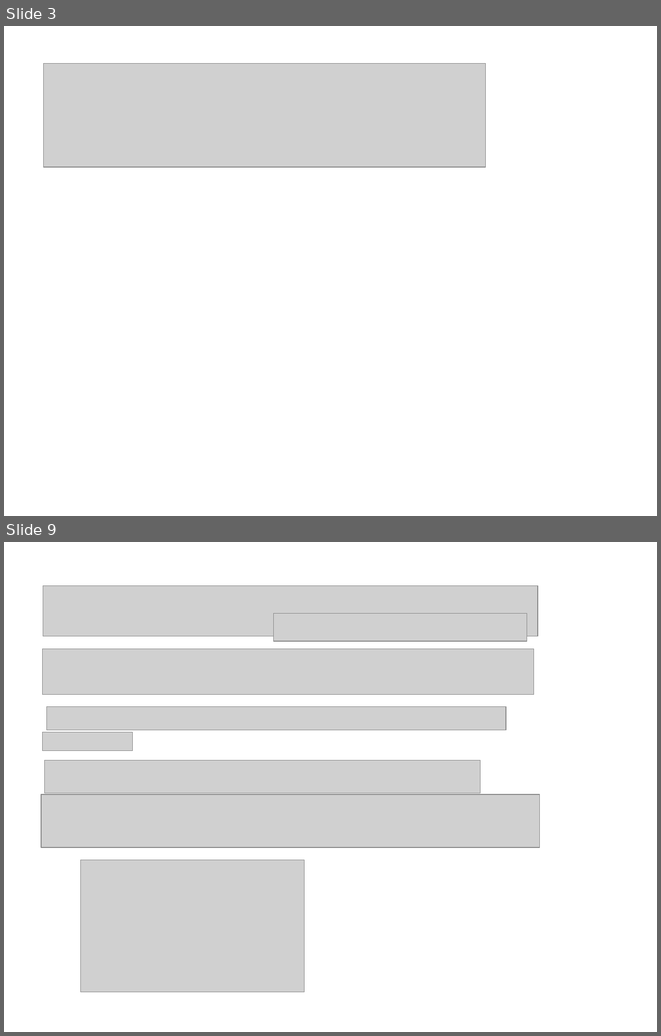
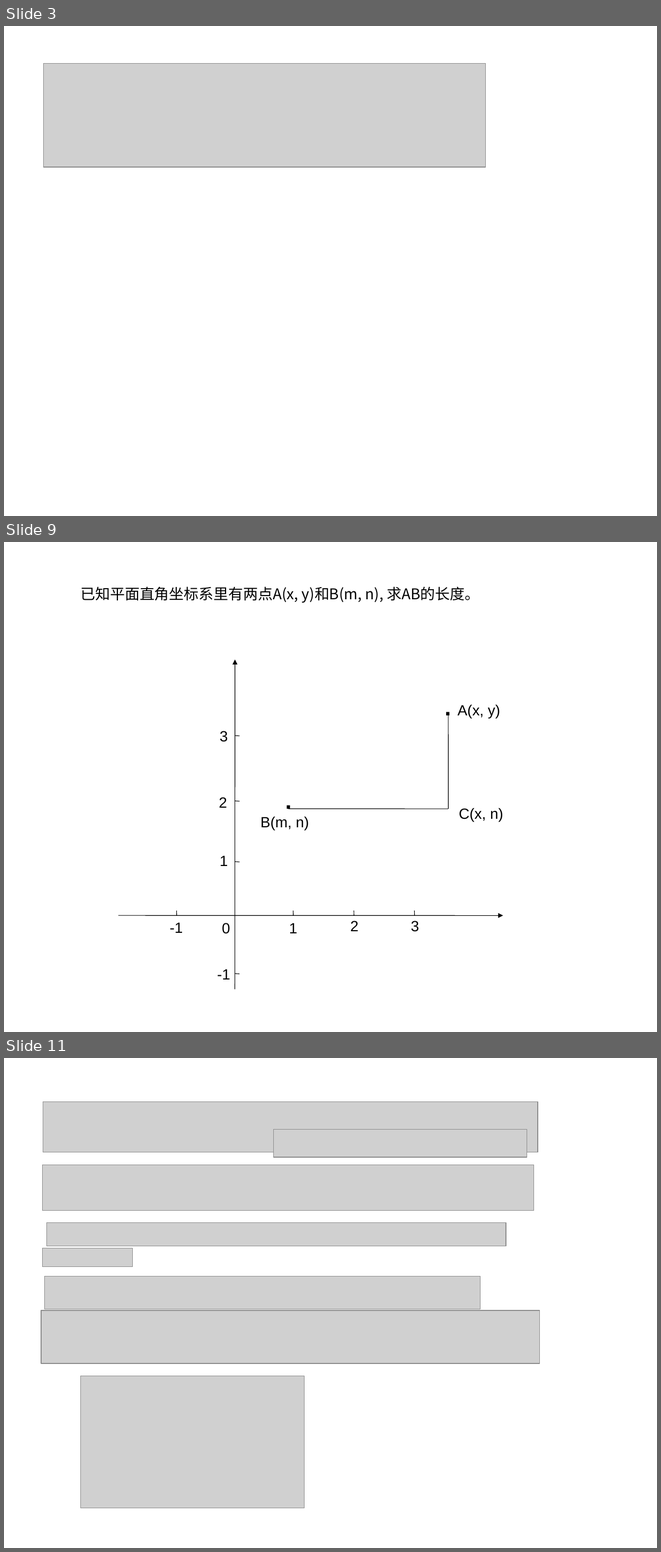
Before and after one commit to ericzhang/english-math, a slide deck: math/grade-8-上/8上数学北师大版-unit-3-位置与坐标.ppt. Shown one above the other, each under a label of ours: slides 3 and 9 before the commit, slides 3, 9 and 11 after it; the slides between them are not shown. The pictures are 661x1036 and 661x1552 pixels, drawn with LibreOffice and Linux fonts; fonts in the diff are those of the drawing; grey boxes stand for pictures. Boxes give left, top, right and bottom in pixels: in the first picture for what was removed or moved away, otherwise in the second. Text is boxed around its words. In the diff, an @@ line names an element or a change of style, - is before the commit and + after.

```diff
--- a/math/grade-8-上/8上数学北师大版-unit-3-位置与坐标.ppt
+++ b/math/grade-8-上/8上数学北师大版-unit-3-位置与坐标.ppt
@@ slide 9 added at [4,542,657,1032], background #FFFFFF @@
@@ text added at [80,587,479,603], 18 pt, text #000000 @@
+已知平面直角坐标系里有两点A(x, y)和B(m, n), 求AB的长度。
@@ arrow added from (235, 989) to (235, 659), #000000 0.74 pt @@
@@ line added from (448, 714) to (448, 809), #000000 0.74 pt @@
@@ text added at [458,704,500,718], 18 pt, text #000000 @@
+. A(x, y)
@@ text added at [220,731,228,742], 18 pt, text #000000 @@
+3
@@ line added from (235, 736) to (240, 736), #000000 0.74 pt @@
@@ text added at [219,797,227,808], 18 pt, text #000000 @@
+2
@@ line added from (235, 801) to (240, 801), #000000 0.74 pt @@
@@ line added from (289, 809) to (448, 809), #000000 0.74 pt @@
@@ text added at [459,808,503,821], 18 pt, text #000000 @@
+C(x, n)
@@ text added at [261,816,309,830], 18 pt, text #000000 @@
+.
+B(m, n)
@@ text added at [220,855,228,866], 18 pt, text #000000 @@
+1
@@ line added from (235, 862) to (240, 862), #000000 0.74 pt @@
@@ arrow added from (118, 915) to (503, 915), #000000 0.74 pt @@
@@ text added at [170,922,183,933], 18 pt, text #000000 @@
+-1
@@ line added from (176, 910) to (176, 915), #000000 0.74 pt @@
@@ text added at [222,923,230,934], 18 pt, text #000000 @@
+0
@@ freeform shape added at [282,915,282,915], outline #000000 0.74 pt @@
@@ text added at [289,923,298,933], 18 pt, text #000000 @@
+1
@@ line added from (293, 910) to (293, 915), #000000 0.74 pt @@
@@ text added at [350,920,359,931], 18 pt, text #000000 @@
+2
@@ line added from (354, 910) to (354, 915), #000000 0.74 pt @@
@@ text added at [411,920,420,932], 18 pt, text #000000 @@
+3
@@ line added from (415, 910) to (415, 915), #000000 0.74 pt @@
@@ text added at [217,969,230,979], 18 pt, text #000000 @@
+-1
@@ line added from (235, 973) to (240, 974), #000000 0.74 pt @@
@@ what was slide 9 is now slide 11 @@
```
Also in this commit, not shown: 1 slide changed, 1 other slide added, 27 other files.
